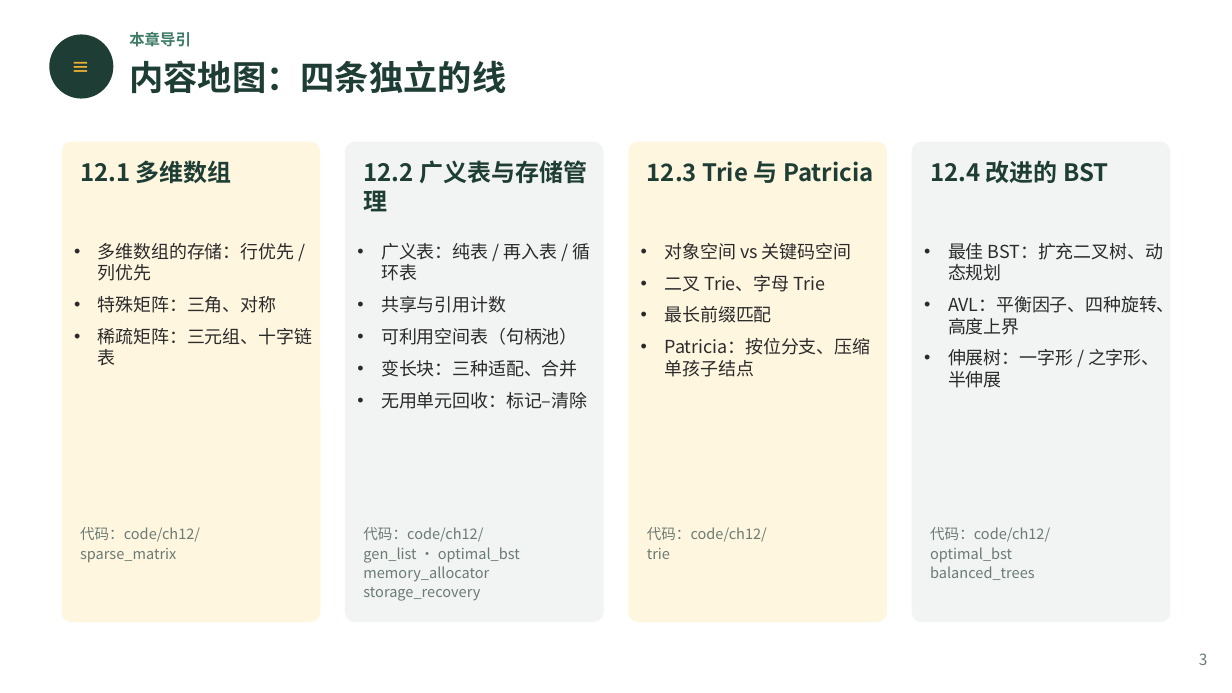
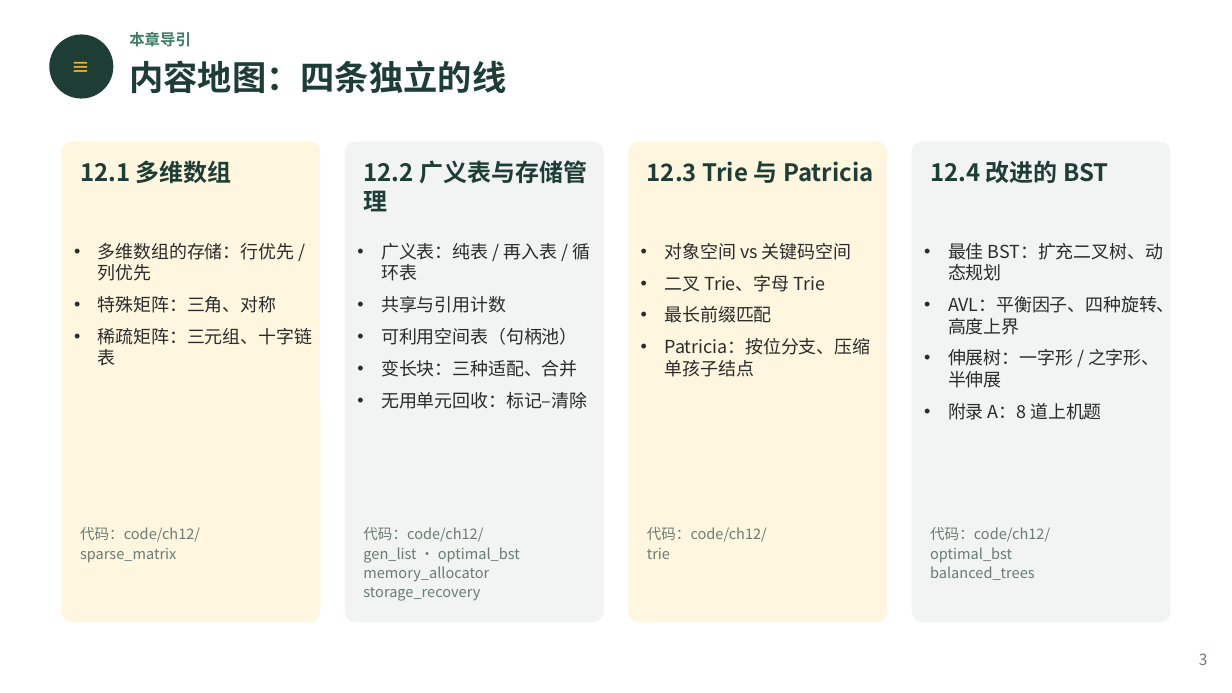
Before and after one commit to GMyhf/2026fall-cs201, a slide deck: slide 3 of courseware/202609_DSA_12_Advanced.pptx. Drawn at 1232x693 pixels with LibreOffice and Linux fonts; fonts in the diff are those of the drawing. Boxes give left, top, right and bottom in pixels: in the first picture for what was removed or moved away, otherwise in the second. Text is boxed around its words. In the diff, an @@ line names an element or a change of style, - is before the commit and + after.

```diff
--- a/courseware/202609_DSA_12_Advanced.pptx
+++ b/courseware/202609_DSA_12_Advanced.pptx
@@ text at box(948, 403, 1101, 420): paragraph added @@
+• 附录 A：8 道上机题
```
Also in this commit, not shown: 1 other slide changed, 9 slides added, 2 other files.
